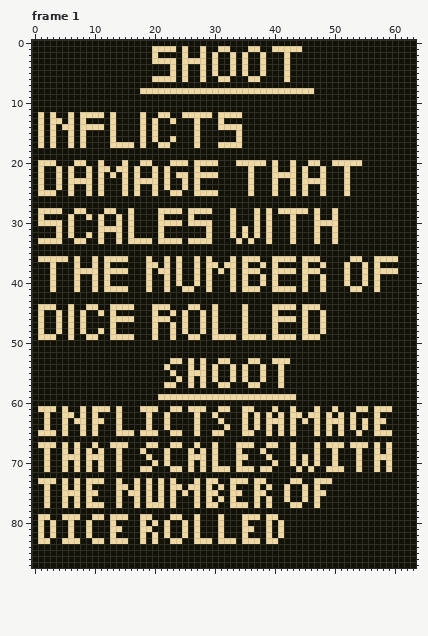
A pixel-art file gets an edit: gfx/descriptions.aseprite. Above: the version before the commit.
64x88 pixels, 1 frame. Shown: frame 1. The commit also changed other frames, which this record leaves out.
Now the later version:
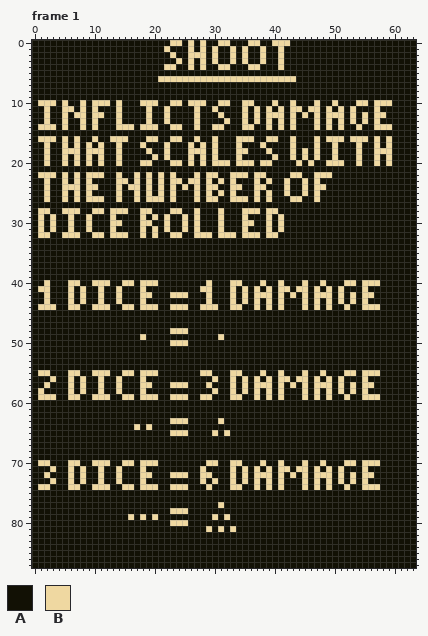
Palette (. is transparent): A #121105  B #efd8a1
Changes in this commit:
Changed rows in their new state; - is an unchanged pixel.
Frame 1, layer "Text":
first column x 1:
 0 ----------------------BB-B-B--BB---BB--BBB------------------
 1 -------------------AA-A-AB---BAAB-BAAB-A-AAA----------------
 2 -------------------A--B-ABB-------------BA------------------
 3 -------------------AAAABA-A-------------BA------------------
 4 ---------------------B--AB---ABBA-ABBA--BA------------------
 5 ----------------------A-A--A-A--A-A--A---A------------------
 6 -------------------A---B-BB-BB--BBB--BBBB-B-----------------
 8 -----------------AAAAAAAAAAAAAAAAAAAAAAAAAAAAA--------------
10 BBB-B--B-BBB-B---BBB--BB-BBB--BB--BB---B--B---B--B---BB-BBB-
11 -B--BB-B-B---B----B--B----B--B----B-B-B-B-BB-BB-B-B-B---B---
12 ABA-BAB-A---AB---AB-A---AA-AA--AAAB-B-BBB-B-B-B-BBB-B-B-BB--
13 ABAABA---B--AB---ABA-BA-------AB--B-B-B-B-B---B-B-B-B-B-B---
14 -B---A--A-A-ABBB--B---BB-----B-AAABB--B-B-B---B-B-B--B--BBB-
15 A-A--A-A----A----A-A------A------A--------------------------
16 -B--BABA-B---BB--AB----B-----B----BB--BB--B---B-BBB-BBB-B-B-
17 ABA-BABAB-B-A-AA----A----BAB-BAAA----B----B---B--B---B--B-B-
18 -B--BBB-BBB--B----B--B---BBB-B---BB---B---B-B-B--B---B--BBB-
19 -B--B-B-B-B--B-----B-B---B-B-B---B-----B--B-B-B--B---B--B-B-
20 A-A-B--AB----BA---------ABA-A-BB----A-BA--AB--A-B--AA---B-B-
21 A--A-A--A-AA-AA-A--A-A----A--------A---A--A-A--A---A--------
22 -BBABAB--B--ABA---BABABAA--A----BBBABB-AAA-BA-B-B--A--------
23 AB-ABA-A--A--B---A-ABABBAB--B-B-B--AB-BA-BA--A-A---A--------
24 AB-AB-B--BA--BAB--BABAB-----BB--BB-ABB-A-BA---B----A--------
25 A-A-BAB---A--BA---BAB--A---A-AB-B--AB-BA-BA---BA---A--------
26 -B--B-B-BBB--B--B-BBB-B---B-BB--BBB-B-B---BB--B-------------
28 --AABB-A-BBA-BBA-BB-AA---A-AA-B-A-BB---BAAAAA-A--A----------
29 --B-------A-BA-A-B-BAB--BAB---B-A-B-A---B-A---A--A----------
30 -A-A----B-A-B--A-BB-A-AABA-AA-B-A-BBA---B-A---AAAA----------
31 B-BA----B-AA-A-A-B-BAB--B-B-A-B-A---A---B-A---A--A----------
32 BB-AB-B-AB--B-BA-B-BA-BB--BB--BB---B---B--A---A--A----------
33 AAAA--AA--A--A-AAAA-AAAA-AAAA----A-A--A---A---A--A----------
36 AAAAA-A--A-AAAA---A--A-A--A-A---A-AAA--AAAA-AAA-----AA--AAAA
37 --A---A--A-A------AA-A-A--A-AA-AA-A--A-A----A--A---A--A-A---
38 --A---AAAA-AAAA---A-AA-A--A-A-A-A-AAA--AAAA-AAA----A--A-AAAA
39 --A---A--A-A------A--A-A--A-A---A-A--A-A----A--A---A--A-A---
40 -BA--B----B---BB-B-B-A-A--A------BA----AB-----------B--B----
41 BBA--BAB-ABAA-A--BA--A--AA-B-------A--BA--AB--BAB-B-AAB-A---
42 -B---B-B--B--B---BB---BBB---B---B-B-BBB-B-B-B-BBB-B-B-BB----
43 -B---B-B--B--B---B----------B---B-B-B-B-B---B-B-B-B-B-B-----
44 ------B-A-BBAA---BB-AABBBAABB---BBA-B-BA-AA--A--B--B--BBB---
45 A--A-A-A--A-A------A--A-A--A-A----A----A----A--A------------
46 A--A-A-A----AAAA---AAA--A--A-A----A----AAAA-A--A------------
47 A--A-A-A----A------A--A-A--A-A----A----A----A--A------------
48 A--A-A-A--A-A------A---B---A-A----A----A----A--A------------
49 AAA--A--AA--AAAA-B-A--A--AA--A-AA-AAAA-AAAA-AAA-------------
50 ----------------------BBB-----------------------------------
53 ----------------------AA-A-A--AA---AA--AAA------------------
54 ---------------------A---A-A-A--A-A--A--A-------------------
55 BB---BB--BBB--BB-BBB--A--AA-BA---BA---------B--B---BB-BBB---
56 --B--B-B--B--B---B-----A-A-A--------BAB--B-BB-B-B-B---B-----
57 -B---B-B--B--B---BB--A-BBA-AB-AAB-BA-BB---B-B-BBB-B-B-BB----
58 B----B-B--B--B---B-----------B--B-B-B-B-B---B-B-B-B-B-B-----
59 BBB--BB--BBB--BB-BBBAA---AA--AAA--AA-A-A-AA-B-B-B--B--BBB---
61 AAA-A--A-AAA-A---AAA--AA-AAA--AA--AA---A--A---A--A---AA-AAA-
62 -A--AA-A-A---A----A--A----A--A----A-A-A-A-AA-AA-A-A-A---A---
63 -A--A-AA-AA--A----A--ABBB-A-------A-A-AAA-A-A-A-AAA-A-A-AA--
64 -A--A--A-A---A--B----A----A----A--A-A-A-A-A---A-A-A-A-A-A---
65 AAA-A--A-A---AAA-AAA----B-A---AB--AA--A-A-A---A-A-A--A--AAA-
67 AAA-A-A--A--AAA---AA--AA--A--A---AAA--AA--A---A-AAA-AAA-A-A-
68 -A--A-A-A-A--A---A---A---A-A-A---A---A----A---A--A---A--A-A-
69 -A--AAA-AAA--A----A--A---AAA-A---AA---A---A-A-A--A---A--AAA-
70 B---AB--AB-B-ABB-BB--A---A-AB---B----B-AB-A---AB-A-BBABB--A-
71 -AB-ABABA---------A---AA-A---AAABA-ABA--BB--BAB--A---AB-A-A-
72 -B---B-B--B--B---BB---BBB--BB---B-B-BBB-B-B-B-BBB-B-B-BB----
73 AA--ABABAA------ABA-A-A---ABA----A---AB-B-AAB--A--B-B-B-----
74 B---AB--ABBB-A-BAB-BA---BAA---A--B------BA------B--B--BBB---
75 -A--AAA-AA---A-AA-A-A-A-A-A-AA--AA--AA---A--A-AA------------
76 -A--A-A-A----A--A-A-A-A---A-A-A-A---A-A--A--A-A-------------
77 -A--A-A-AAA--A--A-AAA-A---A-AAB-AAA-A-A---AA--A-------------
78 ----------------------BBB-----------------------------------
79 AA--AAA--AA-AAAB--AB--AA--A--BAB--AAA-AA--------------------
80 A-A--A--A---A----A-A-ABB--A---A---A---A-A-------------------
81 A-A--A--A---AA---AA--A--A-A-B---B-AA--A-A-------------------
82 A-A--A--A---A----A-A-A--A-A---A---A---A-A-------------------
83 AA--AAA--AA-AAA--A-A--AA--AAA-AAA-AAA-AA--------------------
Changed places in both pictures, as pixel boxes (x1, y1, x2, y2):
changed: (38, 40, 398, 544)
